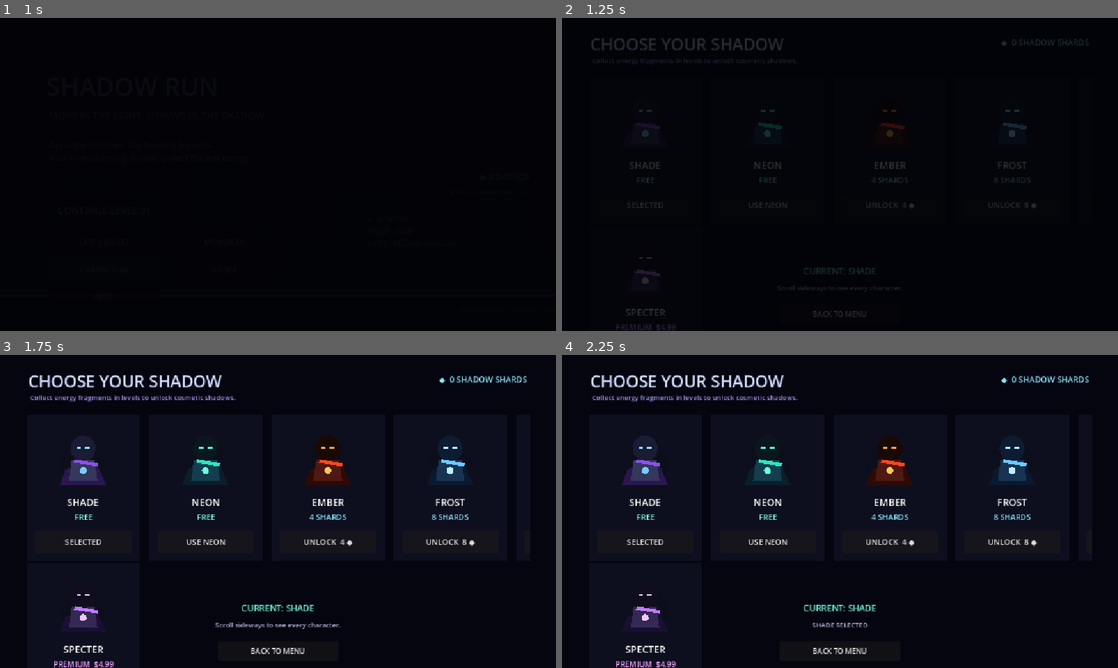
Above: before the commit, frames 1-4 (two rows, left to right).
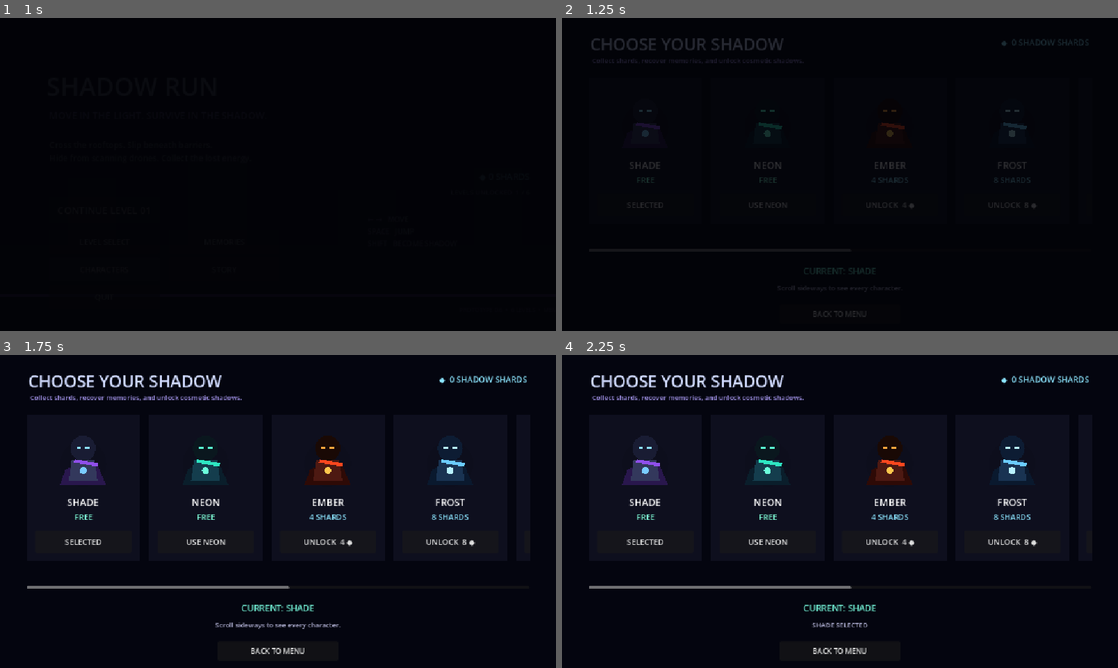
Above: after the commit, the same moments.

Repository: Yass29/shadow-run
Game: Godot game, scene res://main_menu.tscn
The game is run twice, just before and just after one commit, with the same random seed, the same clock (stepped at 60 frames per second) and the same inputs.
Inputs:
- Up to frame 1 (1 s): click "CHARACTERS" at 0.5 s
- Up to frame 2 (1.25 s): no input
- Up to frame 3 (1.75 s): tap Enter (ui_accept) at 1.25, 1.52 s; hold Right (ui_right) from 1.28 s (still down); tap R at 1.35 s
- Up to frame 4 (2.25 s): release Right (ui_right) at 2 s; click "SELECTED" at 2 s

Frame 1 is identical in both runs. In frame 2, 0.2% of the frame differs, in the area x 9-44%, y 12-100%; in frame 3, 1.5%, in the area x 4-53%, y 12-100%; in frame 4, 1.5%.

Commit message:
Make room for secret ECHO character

Diff:
--- a/character_select.tscn
+++ b/character_select.tscn
@@ -36,7 +36,7 @@
 offset_bottom = 106.0
 theme_override_colors/font_color = Color(0.64, 0.58, 0.92, 1)
 theme_override_font_sizes/font_size = 14
-text = "Collect energy fragments in levels to unlock cosmetic shadows."
+text = "Collect shards, recover memories, and unlock cosmetic shadows."
 
 [node name="Shards" type="Label" parent="."]
 offset_left = 820.0
@@ -59,7 +59,7 @@
 [node name="Grid" type="GridContainer" parent="Scroll"]
 layout_mode = 2
 theme_override_constants/h_separation = 18
-columns = 7
+columns = 8
 
 [node name="Current" type="Label" parent="."]
 offset_left = 120.0
